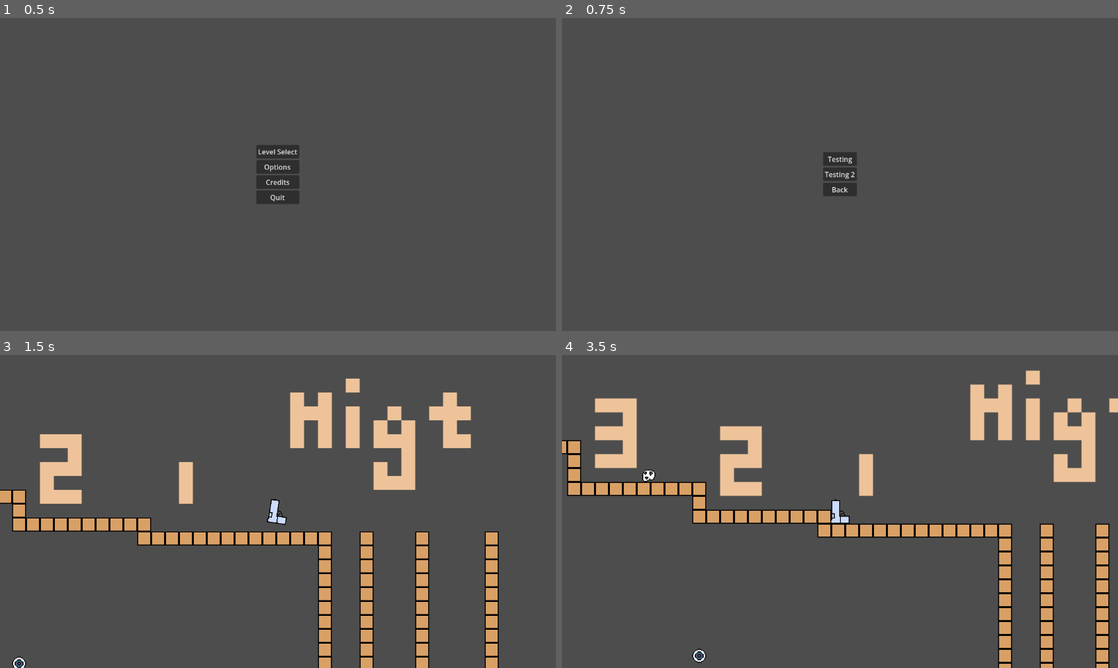
Above: before the commit, frames 1-4 (two rows, left to right).
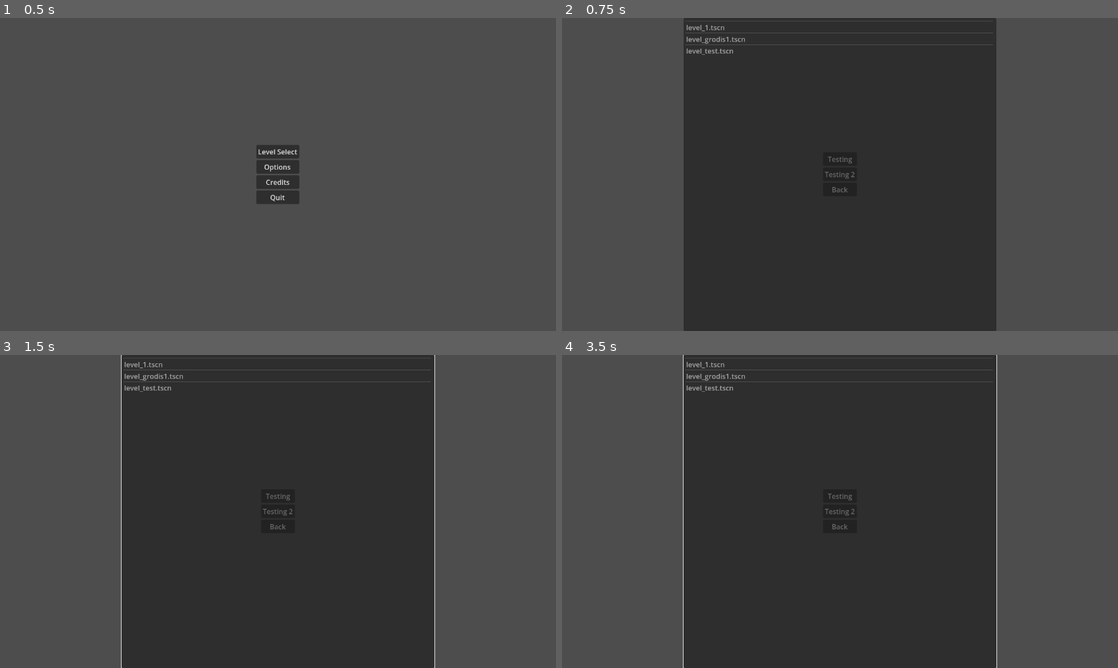
Above: after the commit, the same moments.

Repository: GamesFromANobody/JumpGun
Game: Godot game, scene res://Scenes/UI/main_menu.tscn
Two runs of this game, one before a commit and one after it. Both use one fixed random seed, a clock stepped at 60 frames per second and the inputs below.
Inputs (mouse positions are in pixels of both pictures, inside the frame that each line leads up to):
- Up to frame 1 (0.5 s): no input
- Up to frame 2 (0.75 s): click "Level Select" at 0.5 s
- Up to frame 3 (1.5 s): click "Testing" at 1.25 s
- Up to frame 4 (3.5 s): click (840, 511) at 2 s, where only the run after the commit has a clickable "Testing 2"; click (840, 495) at 2.75 s, where only the run after the commit has a clickable "Testing"

Frame 1 is identical in both runs. In frame 2, 55% of the frame differs, in the area x 21-79%, y 0-100%; in frame 3, 60%; in frame 4, 64%, in the area x 0-100%, y 0-100%.

Commit message:
Add files via upload

Diff:
--- a/jumpgun/Scenes/UI/level_select.gd
+++ b/jumpgun/Scenes/UI/level_select.gd
@@ -1,9 +1,15 @@
 extends Control
 
+@export var level_path : String = "res://Scenes/Levels/level_test.tscn"
 
+var levelList : Array[String] = []
 # Called when the node enters the scene tree for the first time.
 func _ready() -> void:
-	pass # Replace with function body.
+	for file in DirAccess.open("res://Scenes/Levels/").get_files():
+		print(file)
+		$AspectRatioContainer/ItemList.add_item(str(file))
+		levelList.append(str(file))
+
 
 
 # Called every frame. 'delta' is the elapsed time since the previous frame.
@@ -21,3 +27,10 @@
 
 func _on_testing_2_pressed() -> void:
 	get_tree().change_scene_to_file("res://Scenes/Levels/level_grodis1.tscn")
+
+
+
+func _on_item_list_item_clicked(index: int, at_position: Vector2, mouse_button_index: int) -> void:
+	var fileToLoad = "res://Scenes/Levels/" + levelList[index - 1]
+	print(fileToLoad)
+	get_tree().change_scene_to_file(fileToLoad)
--- a/jumpgun/Scenes/UI/level_select.tscn
+++ b/jumpgun/Scenes/UI/level_select.tscn
@@ -37,6 +37,11 @@
 layout_mode = 2
 text = "Back"
 
+[node name="ItemList" type="ItemList" parent="AspectRatioContainer"]
+layout_mode = 2
+item_count = 1
+
 [connection signal="pressed" from="AspectRatioContainer/HBoxContainer/VBoxContainer/Testing" to="." method="_on_testing_pressed"]
 [connection signal="pressed" from="AspectRatioContainer/HBoxContainer/VBoxContainer/Testing2" to="." method="_on_testing_2_pressed"]
 [connection signal="pressed" from="AspectRatioContainer/HBoxContainer/VBoxContainer/Back" to="." method="_on_back_pressed"]
+[connection signal="item_clicked" from="AspectRatioContainer/ItemList" to="." method="_on_item_list_item_clicked"]
